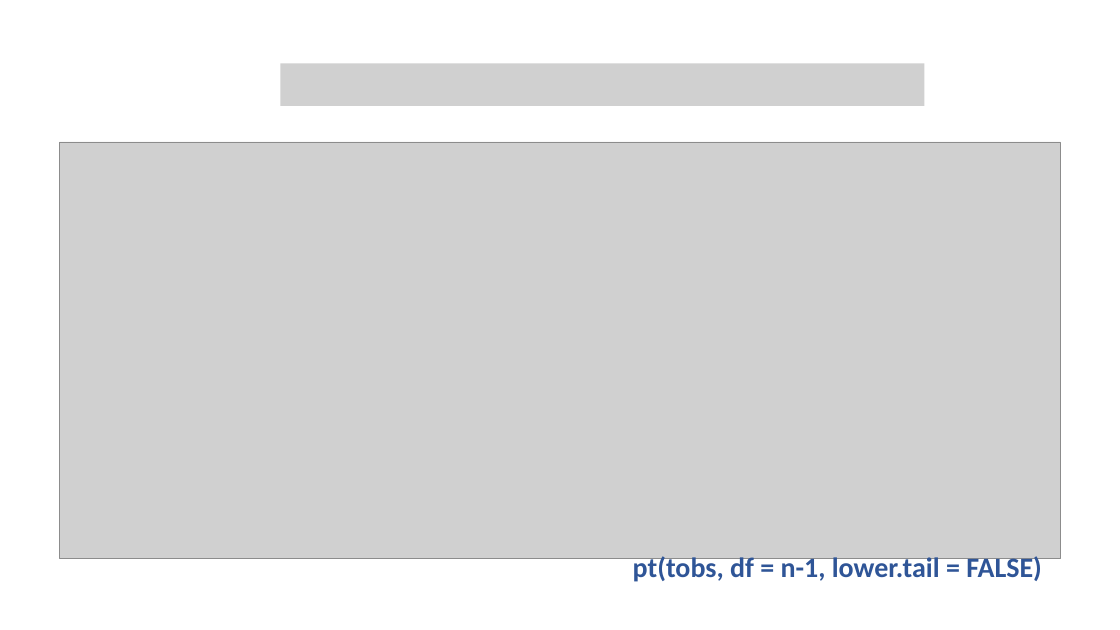
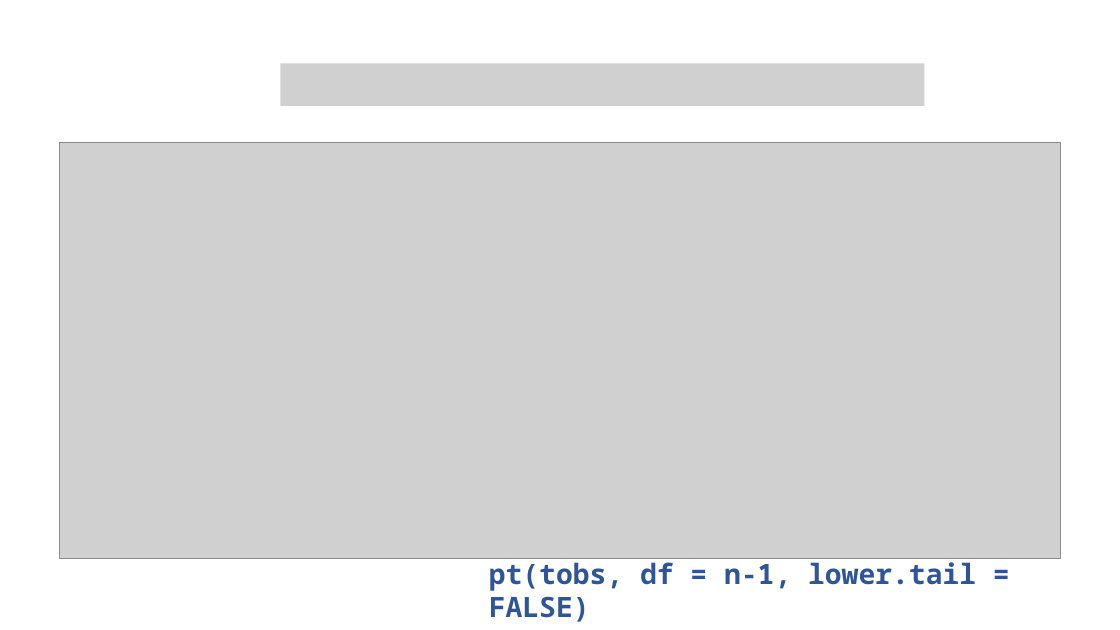
Before and after one commit to uoepsy/dapr1, a slide deck: slide 4 of dapr1_lectures/dapr1_2_03_ht_critvalues/pvalue-computation.pptx. Drawn at 1120x630 pixels with LibreOffice and Linux fonts; fonts in the diff are those of the drawing; grey boxes stand for pictures. Boxes give left, top, right and bottom in pixels: in the first picture for what was removed or moved away, otherwise in the second. Text is boxed around its words. In the diff, an @@ line names an element or a change of style, - is before the commit and + after.

```diff
--- a/dapr1_lectures/dapr1_2_03_ht_critvalues/pvalue-computation.pptx
+++ b/dapr1_lectures/dapr1_2_03_ht_critvalues/pvalue-computation.pptx
@@ text "pt(tobs, df = n-1, lower.tail ...": place and size @@
-text "pt(tobs, df = n-1, lower.tail ..." at [633, 554, 1042, 584]
+text "pt(tobs, df = n-1, lower.tail ..." at [489, 557, 976, 622]
@@ text "pt(tobs, df = n-1, lower.tail ..." at [489, 557, 976, 622]: font Calibri to Noto Sans Mono @@
```
Also in this commit, not shown: 6 other slides changed, 12 other files.
